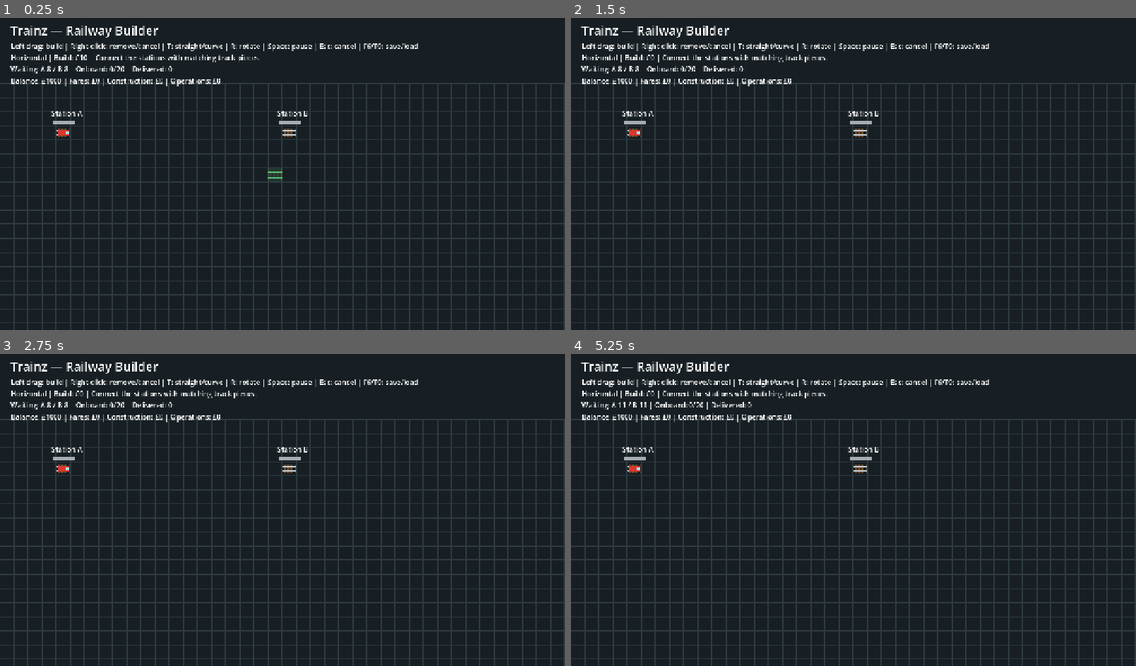
Above: before the commit, frames 1-4 (two rows, left to right).
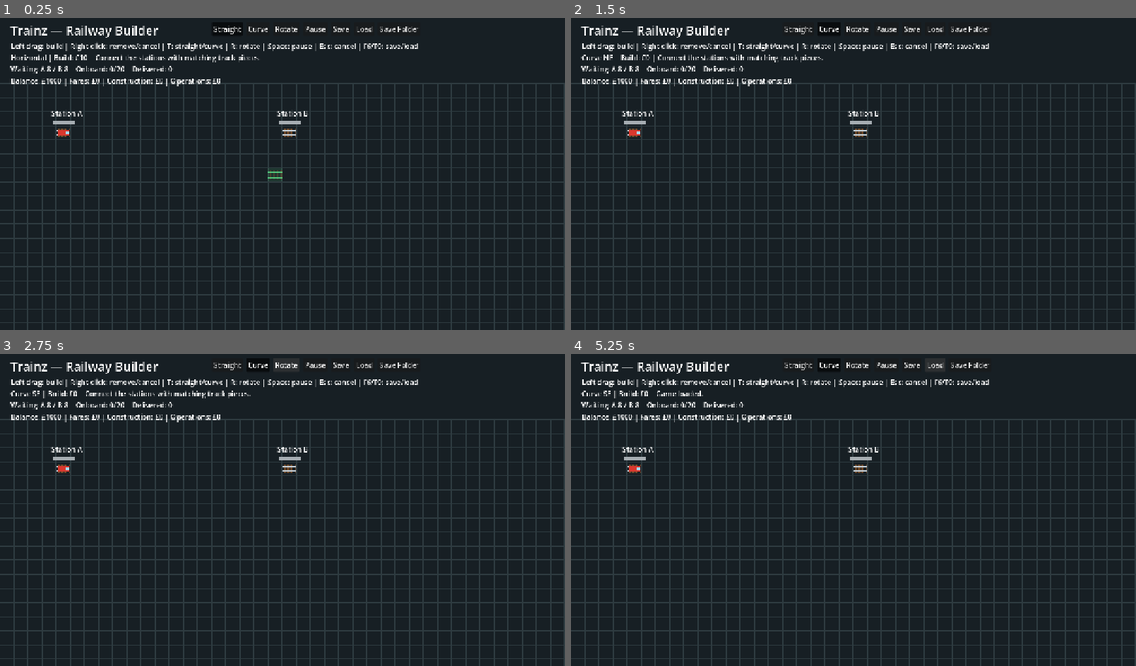
Above: after the commit, the same moments.

Repository: easyridebelgium-arch/Trainz
Game: Godot game, scene res://scenes/main/main.tscn
Same seed, same stepped clock (60 frames per second), same inputs: the game is played once before the commit and once after it.
Inputs (mouse positions are in pixels of both pictures, inside the frame that each line leads up to):
- Up to frame 1 (0.25 s): no input
- Up to frame 2 (1.5 s): click (797, 27) at 0.5 s, where only the run after the commit has a clickable "Straight"; click (830, 27) at 1.25 s, where only the run after the commit has a clickable "Curve"
- Up to frame 3 (2.75 s): click (288, 363) at 2 s, where only the run after the commit has a clickable "Rotate"
- Up to frame 4 (5.25 s): click (887, 363) at 2.75 s, where only the run after the commit has a clickable "Pause"; click (887, 363) at 3.5 s, where only the run after the commit has a clickable "Resume"; click (910, 363) at 4.25 s, where only the run after the commit has a clickable "Save"; click (932, 363) at 5 s, where only the run after the commit has a clickable "Load"

The runs differ from the first frame. In frame 1, 0.3% of the frame differs, in the area x 37-74%, y 2-6%; in frame 2, 0.7%; in frame 3, 0.8%; in frame 4, 1.0%, in the area x 1-74%, y 2-18%.

Commit message:
Add construction and game controls toolbar

Diff:
--- a/scenes/main/main.tscn
+++ b/scenes/main/main.tscn
@@ -21,3 +21,41 @@
 offset_right = 900.0
 offset_bottom = 96.0
 text = "Project running. This grid will become your railway map."
+
+[node name="Toolbar" type="HBoxContainer" parent="Interface" unique_id=1138735283]
+offset_left = 480.0
+offset_top = 20.0
+offset_right = 1240.0
+offset_bottom = 52.0
+theme_override_constants/separation = 8
+
+[node name="StraightButton" type="Button" parent="Interface/Toolbar" unique_id=1248762931]
+layout_mode = 2
+toggle_mode = true
+text = "Straight"
+
+[node name="CurveButton" type="Button" parent="Interface/Toolbar" unique_id=389393218]
+layout_mode = 2
+toggle_mode = true
+text = "Curve"
+
+[node name="RotateButton" type="Button" parent="Interface/Toolbar" unique_id=204605913]
+layout_mode = 2
+text = "Rotate"
+
+[node name="PauseButton" type="Button" parent="Interface/Toolbar" unique_id=1965012957]
+layout_mode = 2
+toggle_mode = true
+text = "Pause"
+
+[node name="SaveButton" type="Button" parent="Interface/Toolbar" unique_id=1585905138]
+layout_mode = 2
+text = "Save"
+
+[node name="LoadButton" type="Button" parent="Interface/Toolbar" unique_id=1326274763]
+layout_mode = 2
+text = "Load"
+
+[node name="FolderButton" type="Button" parent="Interface/Toolbar" unique_id=1838455707]
+layout_mode = 2
+text = "Save Folder"
--- a/scripts/main.gd
+++ b/scripts/main.gd
@@ -82,6 +82,13 @@
 var selected_curve: String = ""
 
 @onready var instructions: Label = $Interface/Instructions
+@onready var straight_button: Button = $Interface/Toolbar/StraightButton
+@onready var curve_button: Button = $Interface/Toolbar/CurveButton
+@onready var rotate_button: Button = $Interface/Toolbar/RotateButton
+@onready var pause_button: Button = $Interface/Toolbar/PauseButton
+@onready var save_button: Button = $Interface/Toolbar/SaveButton
+@onready var load_button: Button = $Interface/Toolbar/LoadButton
+@onready var folder_button: Button = $Interface/Toolbar/FolderButton
 
 
 func _ready() -> void:
@@ -94,6 +101,7 @@
 	train_position = _cell_center(STATION_A)
 	_update_instructions()
 	queue_redraw()
+	_setup_toolbar()
 
 
 func _process(delta: float) -> void:
@@ -111,8 +119,8 @@
 			_charge_operating_cost(delta)
 
 	_update_instructions()
+	_update_toolbar()
 	queue_redraw()
-
 
 func _unhandled_input(event: InputEvent) -> void:
 	if event is InputEventKey:
@@ -130,26 +138,15 @@
 
 			if event.keycode == KEY_T and not is_dragging:
 				if selected_curve.is_empty():
-					selected_curve = "NE"
+					_select_curved_track()
 				else:
-					selected_curve = ""
+					_select_straight_track()
 
 			if event.keycode == KEY_R and not is_dragging:
-				if selected_curve.is_empty():
-					placing_vertical = not placing_vertical
-				else:
-					match selected_curve:
-						"NE":
-							selected_curve = "SE"
-						"SE":
-							selected_curve = "SW"
-						"SW":
-							selected_curve = "NW"
-						"NW":
-							selected_curve = "NE"
+				_rotate_selected_track()
 
 			if event.keycode == KEY_SPACE:
-				paused = not paused
+				_toggle_pause()
 
 	if event is InputEventMouseButton:
 		var cell: Vector2i = _mouse_to_cell()
@@ -1019,3 +1016,109 @@
 		direction = -direction
 
 	train_heading = direction.angle()
+func _setup_toolbar() -> void:
+	straight_button.pressed.connect(_select_straight_track)
+	curve_button.pressed.connect(_select_curved_track)
+	rotate_button.pressed.connect(_rotate_selected_track)
+	pause_button.pressed.connect(_toggle_pause)
+	save_button.pressed.connect(_save_game)
+	load_button.pressed.connect(_load_game)
+	folder_button.pressed.connect(_open_save_folder)
+
+	straight_button.tooltip_text = "Drag to build straight track."
+	curve_button.tooltip_text = "Click to place a curved track."
+	rotate_button.tooltip_text = "Rotate the selected piece. Shortcut: R"
+	pause_button.tooltip_text = "Pause or resume. Shortcut: Space"
+	save_button.tooltip_text = "Save your current railway. Shortcut: F6"
+	load_button.tooltip_text = "Restore your last save. Shortcut: F9"
+	folder_button.tooltip_text = "Open the folder containing your saved game."
+
+	# Keep Space available for pausing after clicking a button.
+	for button in [
+		straight_button,
+		curve_button,
+		rotate_button,
+		pause_button,
+		save_button,
+		load_button,
+		folder_button
+	]:
+		button.focus_mode = Control.FOCUS_NONE
+
+	_update_toolbar()
+
+
+func _select_straight_track() -> void:
+	is_dragging = false
+	selected_curve = ""
+	_update_toolbar()
+
+
+func _select_curved_track() -> void:
+	is_dragging = false
+
+	if selected_curve.is_empty():
+		selected_curve = "NE"
+
+	_update_toolbar()
+
+
+func _rotate_selected_track() -> void:
+	if is_dragging:
+		return
+
+	if selected_curve.is_empty():
+		placing_vertical = not placing_vertical
+	else:
+		match selected_curve:
+			"NE":
+				selected_curve = "SE"
+			"SE":
+				selected_curve = "SW"
+			"SW":
+				selected_curve = "NW"
+			"NW":
+				selected_curve = "NE"
+
+	_update_toolbar()
+
+
+func _toggle_pause() -> void:
+	paused = not paused
+	_update_toolbar()
+
+
+func _open_save_folder() -> void:
+	var error: Error = OS.shell_open(
+		ProjectSettings.globalize_path("user://")
+	)
+
+	if error != OK:
+		_show_notice("Could not open the save folder.")
+
+
+func _update_toolbar() -> void:
+	straight_button.set_pressed_no_signal(selected_curve.is_empty())
+	curve_button.set_pressed_no_signal(not selected_curve.is_empty())
+	pause_button.set_pressed_no_signal(paused)
+
+	pause_button.text = "Resume" if paused else "Pause"
+
+	rotate_button.disabled = is_dragging
+	save_button.disabled = is_dragging
+	load_button.disabled = is_dragging
+
+func _input(event: InputEvent) -> void:
+	if not is_dragging:
+		return
+
+	if event is InputEventMouseButton:
+		if event.button_index == MOUSE_BUTTON_LEFT and not event.pressed:
+			var toolbar: HBoxContainer = $Interface/Toolbar
+
+			if toolbar.get_global_rect().has_point(
+				toolbar.get_global_mouse_position()
+			):
+				is_dragging = false
+				get_viewport().set_input_as_handled()
+				queue_redraw()
